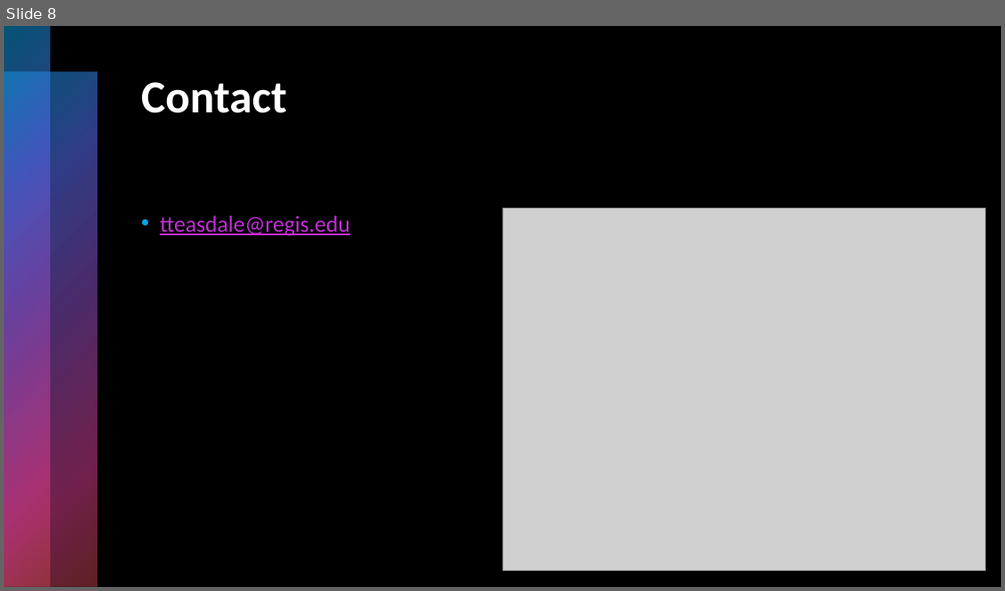
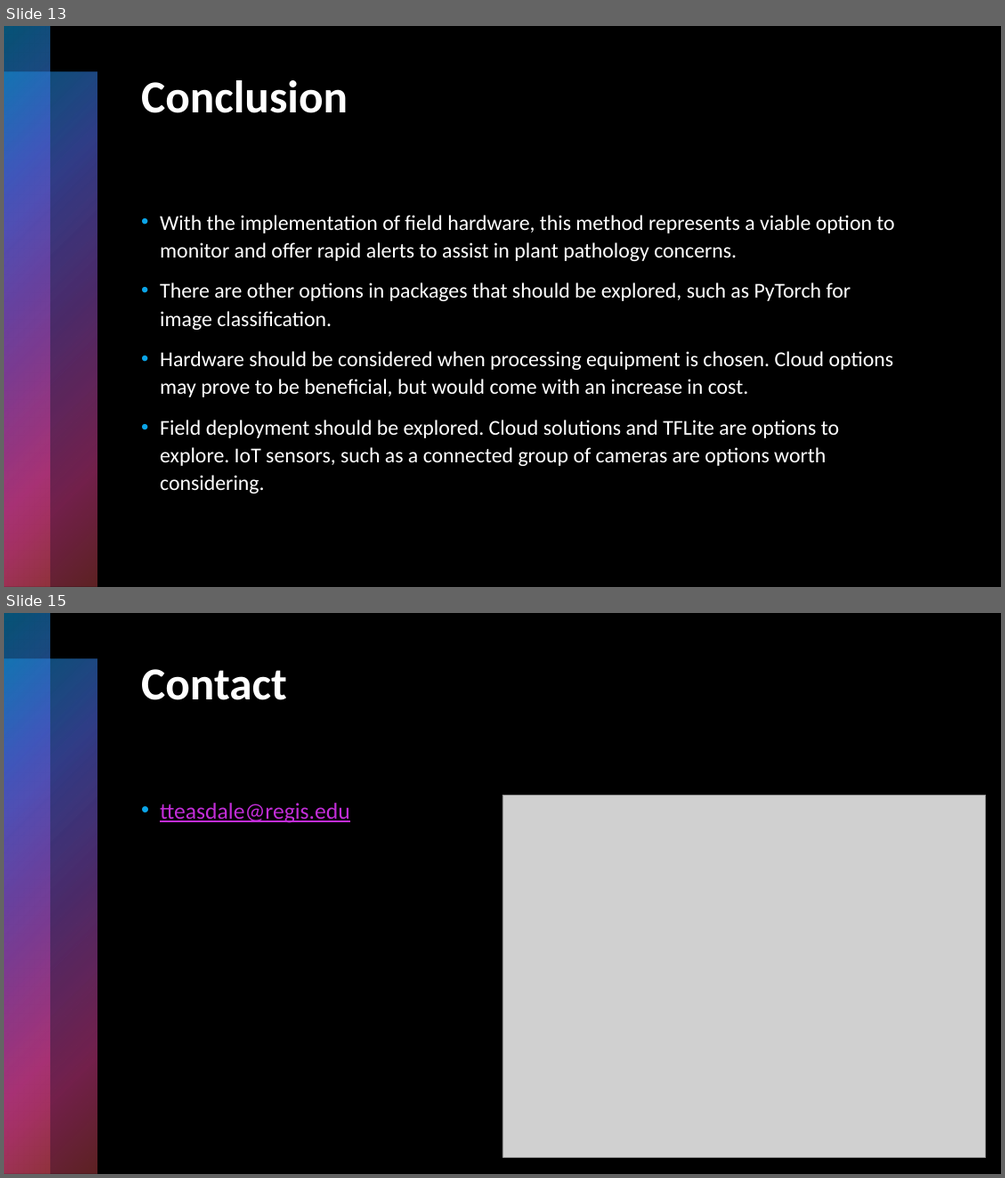
Before and after one commit to pythonpandas303/PlantDiseaseID, a slide deck: Presentations/Final_Project.pptx. Shown one above the other, each under a label of ours: slide 8 before the commit, slides 13 and 15 after it; the slides between them are not shown. The pictures are 1005x591 and 1005x1178 pixels, drawn with LibreOffice and Linux fonts; fonts in the diff are those of the drawing; grey boxes stand for pictures. Boxes give left, top, right and bottom in pixels: in the first picture for what was removed or moved away, otherwise in the second. Text is boxed around its words. In the diff, an @@ line names an element or a change of style, - is before the commit and + after.

```diff
--- a/Presentations/Final_Project.pptx
+++ b/Presentations/Final_Project.pptx
@@ slide 13 added at bbox=[4, 26, 1001, 587], background #000000; not listed: 2 template elements that a slide beside it also shows @@
@@ title added at bbox=[141, 80, 348, 113], 44 pt, text #FFFFFF, bold @@
+Conclusion
@@ text added at bbox=[160, 215, 894, 493], 20.4 pt, text #FFFFFF @@
+• With the implementation of field hardware, this method represents a viable option to monitor and offer rapid alerts to assist in plant pathology concerns.
+• There are other options in packages that should be explored, such as PyTorch for image classification.
+• Hardware should be considered when processing equipment is chosen. Cloud options may prove to be beneficial, but would come with an increase in cost.
+• Field deployment should be explored. Cloud solutions and TFLite are options to explore. IoT sensors, such as a connected group of cameras are options worth considering.
@@ what was slide 8 is now slide 15 @@
```
Also in this commit, not shown: 3 slides changed, 6 other slides added, 1 other file.
